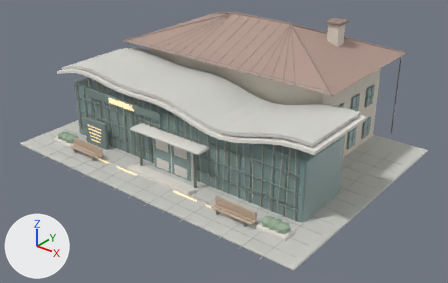
The Blender file assets/models/source/xinhua-road/shanghai-orchestra.blend as it was, and as the next commit left it.
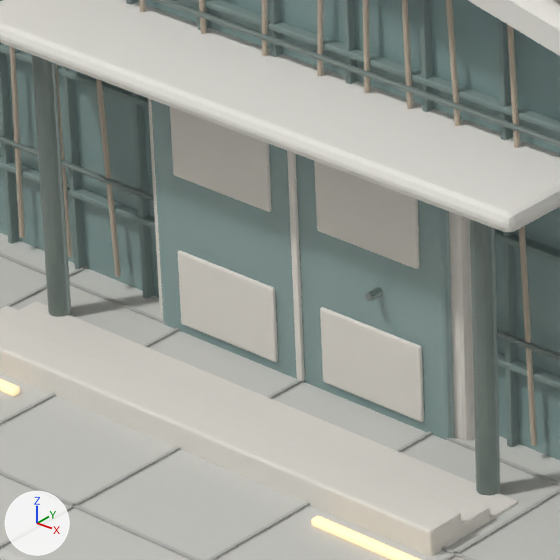
The first picture shows the older version from a camera (50 mm lens) standing at (28.8, -37.7, 22.8) and looking at (1.1, -3.1, 1.4). The close-ups show the older and then the newer version on the part from 30% to 46% of the width and 45% to 69% of the height of that picture. Only the edits that show in the close-ups are written down. Lighting does not change. The marker at lower left points along +X, +Y and +Z.

Script lines for the objects in view, before the commit:
```python
me_cube = bpy.data.meshes.new('Cube')
me_cube.from_pydata(...)  # 11666 vertices, 10174 faces; spans x -13.5..13.5, y -10.5..11.2, z -0.1..10.3
me_cube.materials.append(mat_民族乐团广场)  # light grey #cbcbc5
me_cube.materials.append(mat_民族乐团历史墙)  # pale yellow #e5ddcf
me_cube.materials.append(mat_民族乐团旧屋顶)  # beige #b2988d
me_cube.materials.append(mat_民族乐团窗框)  # grey #7e908c
me_cube.materials.append(mat_民族乐团玻璃)  # greyish cyan #8facaa
me_cube.materials.append(mat_民族乐团曲面)  # white #edeae3
me_cube.materials.append(mat_民族乐团曲面阴影)  # light grey #d5d5cf
me_cube.materials.append(mat_民族乐团屋脊)  # brown #9d8982
me_cube.materials.append(mat_民族乐团金属)  # grey #818d89
me_cube.materials.append(mat_民族乐团弦杆)  # light grey #c3b6a4
me_cube.materials.append(mat_民族乐团浅石)  # light grey #e4dfd7
me_cube.materials.append(mat_民族乐团线性灯)  # beige #f5d7ac, glowing beige #f5d7ac
me_cube.materials.append(mat_民族乐团座椅木)  # beige #c3ad98
me_cube.materials.append(mat_民族乐团绿植)  # grey #9ab099
me_cube.materials.append(mat_民族乐团铺装缝)  # grey #b4b5b0
ob_shanghai_orchestra = bpy.data.objects.new('shanghai-orchestra', me_cube)
ob_shanghai_orchestra.location = (0.0, -2.0, 0.1)
```
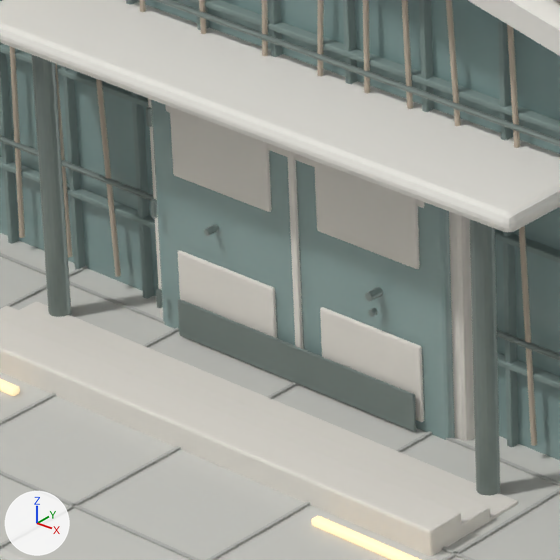
Where the newer file only moved an object's origin or applied its transform, the numbers keep the older frame.

Pixel boxes (x1, y1, x2, y2) of what changed, in the close-ups (560 x 560 px):
part 1 of me_cube, added: after (146, 105, 424, 432)

What changed in the scene script:
```text
Change me_cube:
    used by ob_shanghai_orchestra; location = (0.0, -2.0, 0.1)
    remove me_cube.from_pydata(...)  # 11666 vertices, 10174 faces; spans x -13.5..13.5, y -10.5..11.2, z -0.1..10.3
    add me_cube.from_pydata(...)  # 20418 vertices, 18522 faces; spans x -13.5..13.5, y -10.5..11.2, z -0.2..10.3
    me_cube part 1: 744 vertices added at x -2.1..2.1, y -6.2..-5.7, z -0.2..2.5
    other edits to the shape of me_cube do not show in these pictures
```
